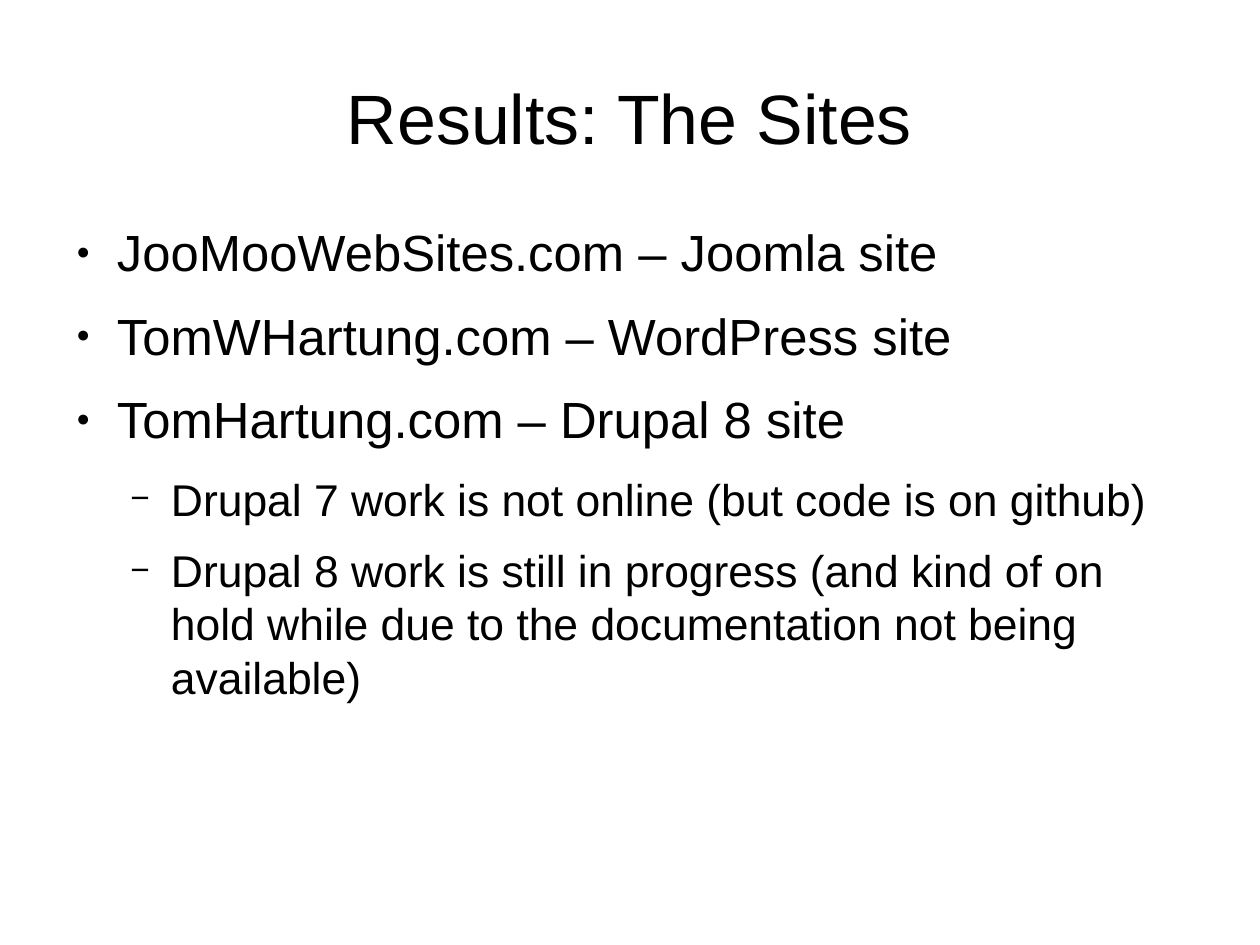
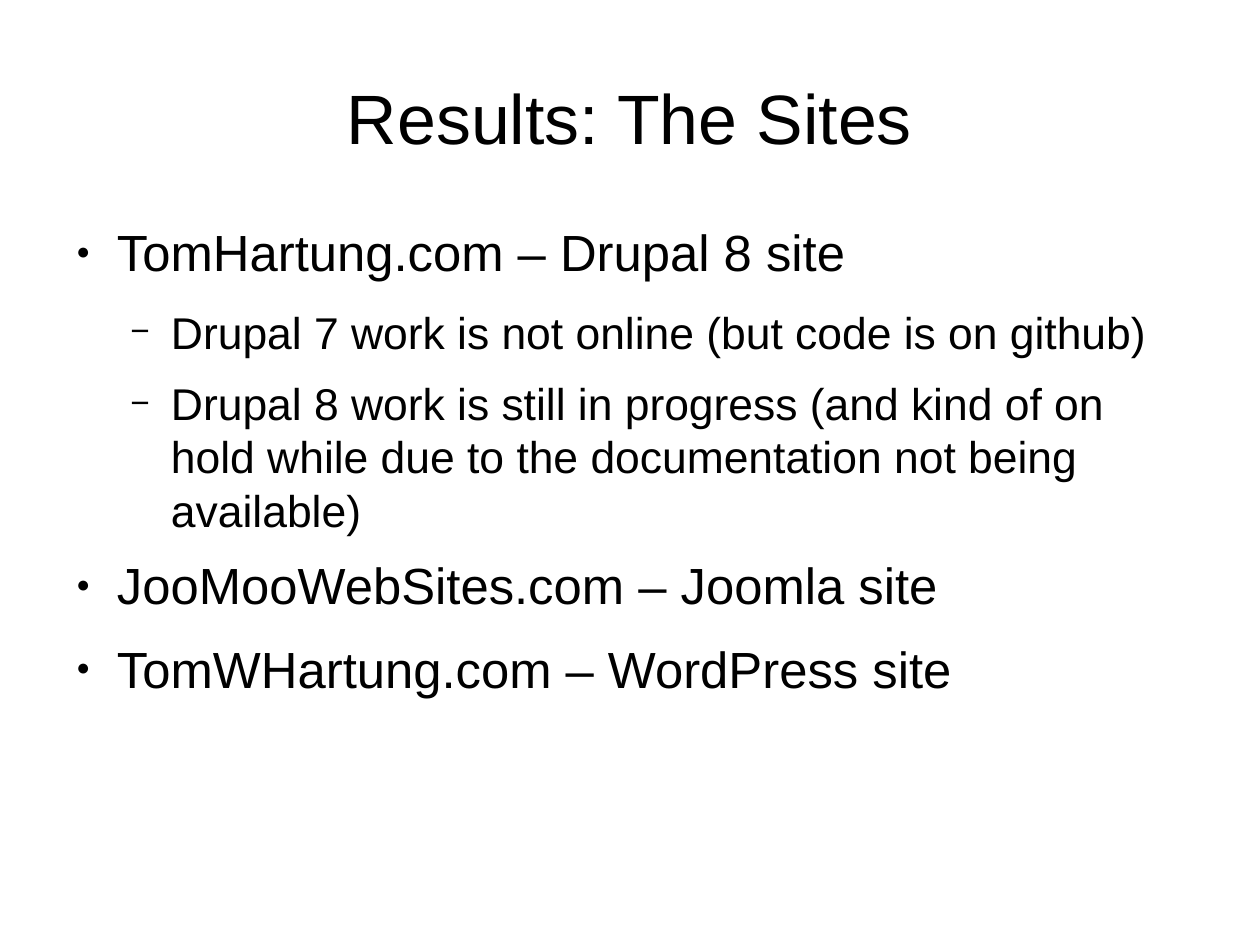
Before and after one commit to tomwhartung/jmws_accoutrements, a slide deck: slide 15 of presentations/2016_07-Drupal/9-slides.odp. Drawn at 1260x945 pixels with LibreOffice and Linux fonts; fonts in the diff are those of the drawing. Boxes give left, top, right and bottom in pixels: in the first picture for what was removed or moved away, otherwise in the second. Text is boxed around its words. In the diff, an @@ line names an element or a change of style, - is before the commit and + after.

```diff
--- a/presentations/2016_07-Drupal/9-slides.odp
+++ b/presentations/2016_07-Drupal/9-slides.odp
@@ text at box(117, 234, 951, 365): paragraphs removed @@
-● JooMooWebSites.com – Joomla site
-● TomWHartung.com – WordPress site
@@ text at box(117, 567, 951, 698): paragraphs added @@
+● JooMooWebSites.com – Joomla site
+● TomWHartung.com – WordPress site
```
Also in this commit, not shown: 3 other slides changed.
